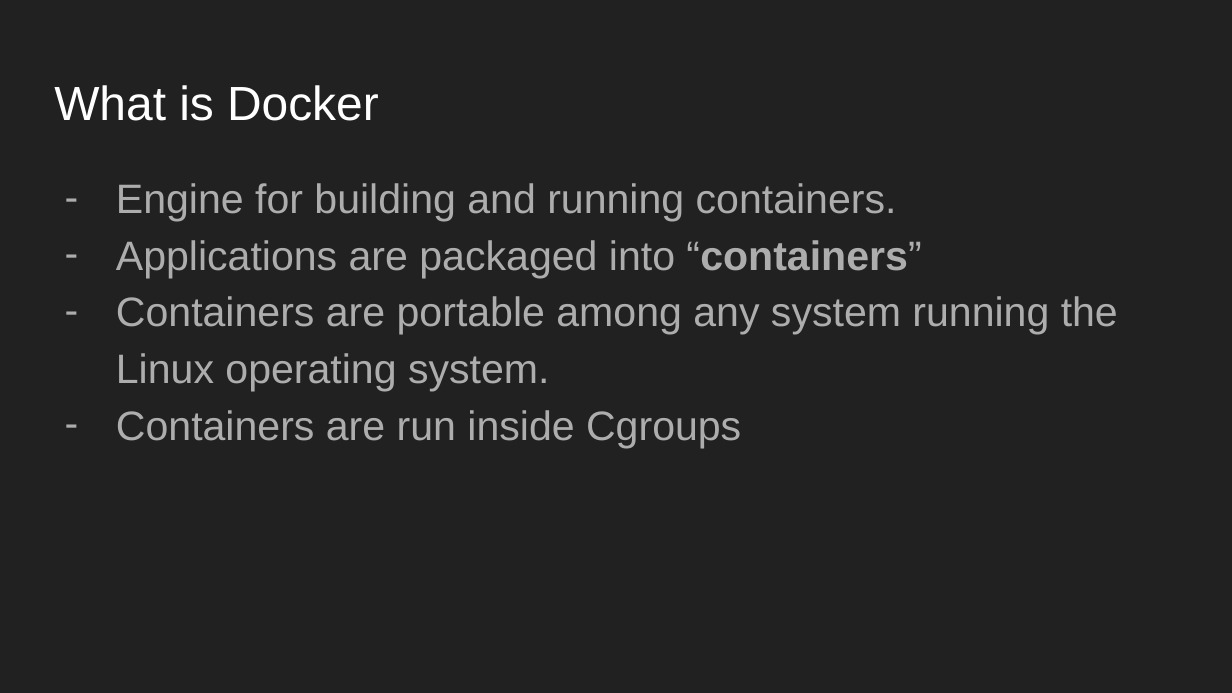
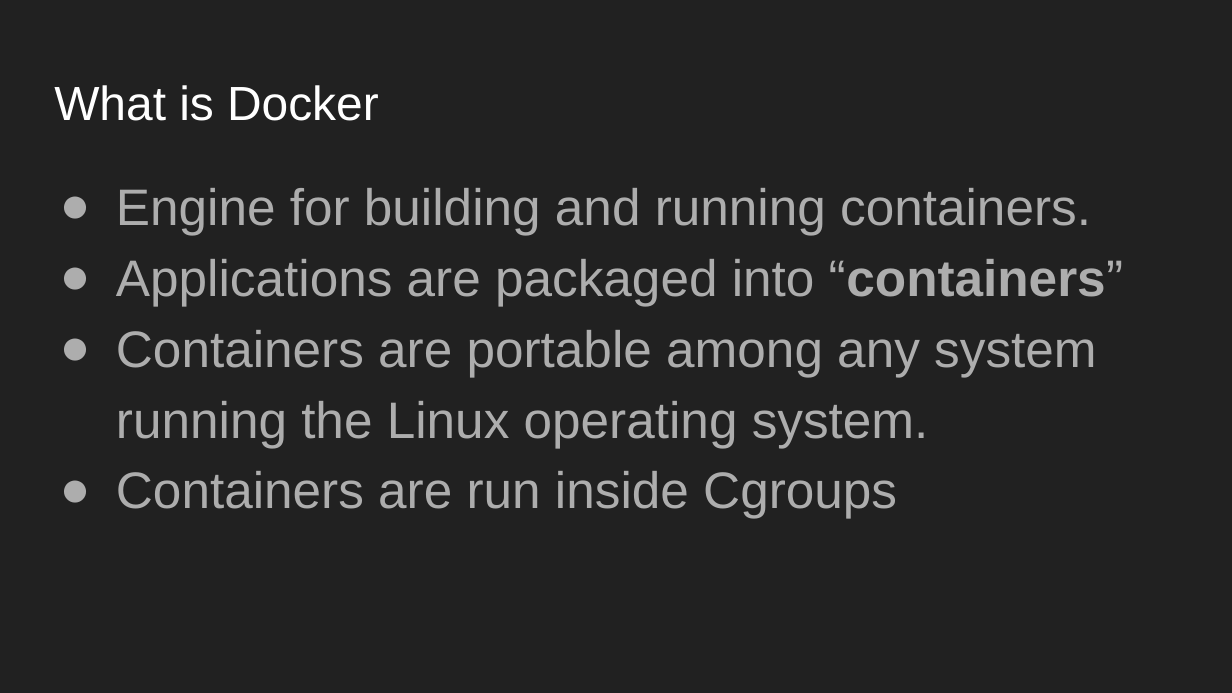
Before and after one commit to tlewis11/Docker-Presentation-SMLUG, a slide deck: slide 6 of Introduction_To_Docker_Containers_SMLUG_10-20-2018.odp. Drawn at 1232x693 pixels with LibreOffice and Linux fonts; fonts in the diff are those of the drawing. Boxes give left, top, right and bottom in pixels: in the first picture for what was removed or moved away, otherwise in the second. Text is boxed around its words. In the diff, an @@ line names an element or a change of style, - is before the commit and + after.

```diff
--- a/Introduction_To_Docker_Containers_SMLUG_10-20-2018.odp
+++ b/Introduction_To_Docker_Containers_SMLUG_10-20-2018.odp
@@ text "Engine for building and running ..." at (x1=116, y1=188, x2=1123, y2=518): size 24 to 30 pt; bullet - to ● @@
```
Also in this commit, not shown: 9 other slides changed.
